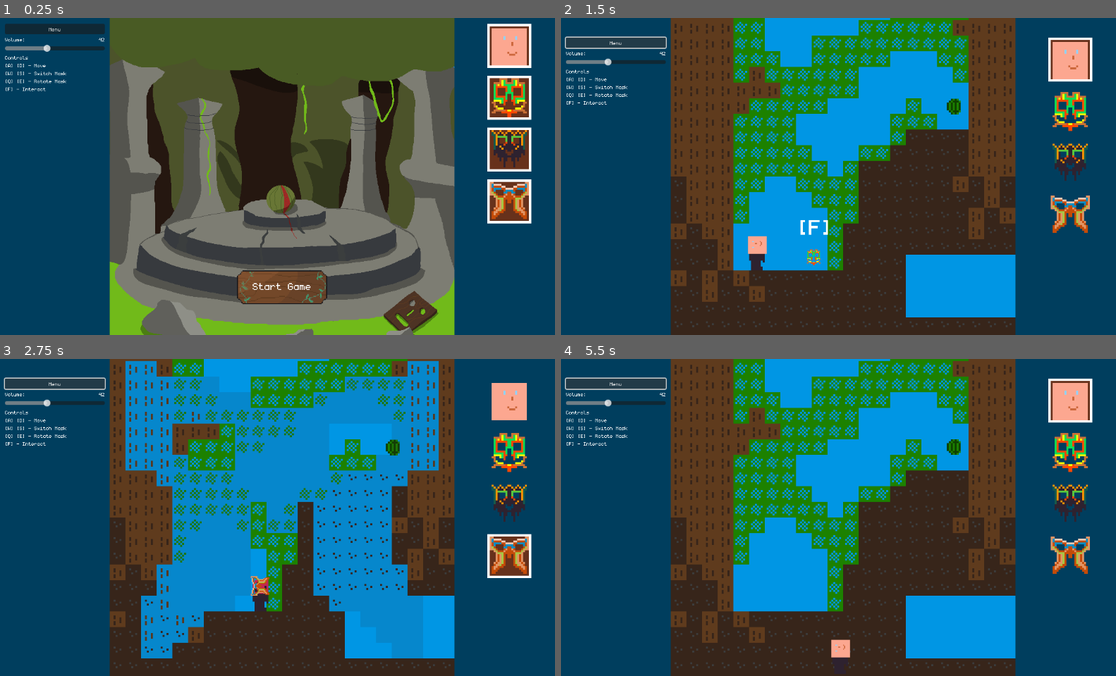
Above: before the commit, frames 1-4 (two rows, left to right).
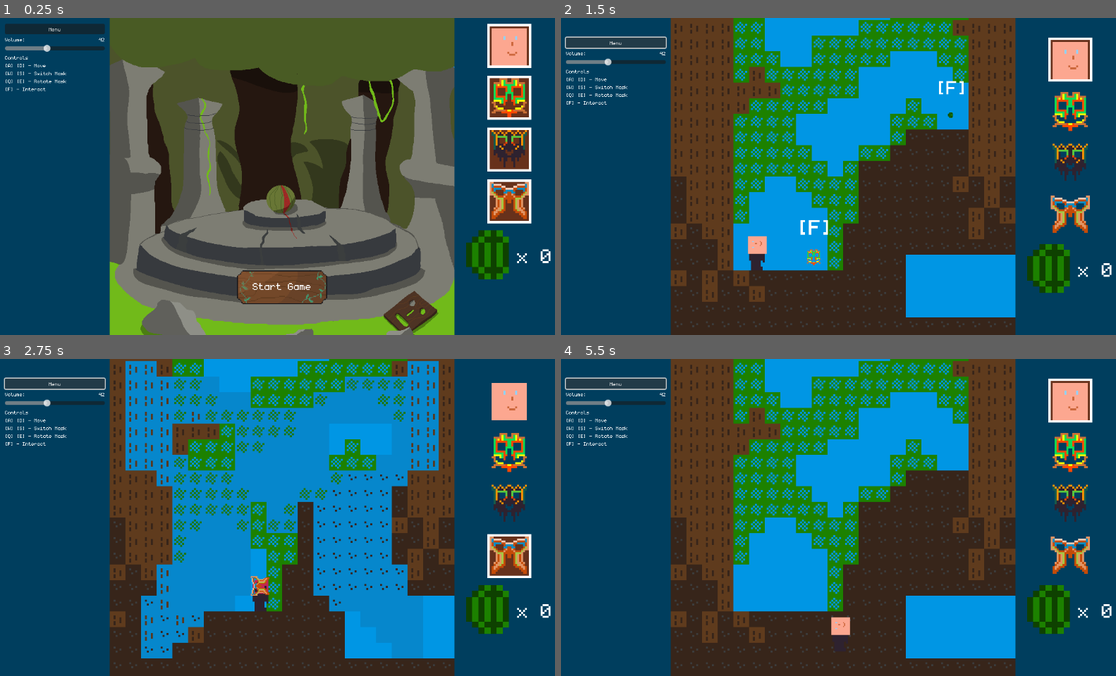
Above: after the commit, the same moments.

Repository: MightyLuu/rotatethatmaskinthejunglegame
Game: Godot game, scene res://assets/game_scene.tscn
Two runs of this game, one before a commit and one after it. Both use one fixed random seed, a clock stepped at 60 frames per second and the inputs below.
Inputs:
- Up to frame 1 (0.25 s): no input
- Up to frame 2 (1.5 s): click "Start Game" at 0.5 s; click "Menu" at 1.25 s
- Up to frame 3 (2.75 s): hold D (move_right) from 2.03 s (still down); tap F (pick_up) at 2.1 s; tap W (switch_mask_up) at 2.27 s
- Up to frame 4 (5.5 s): tap F (pick_up) every 0.75 s from 2.85 to 5.1 s; tap W (switch_mask_up) at 3.02, 4.52, 5.27 s; release D (move_right) at 3.53 s; hold A (move_left) 3.53-4.28 s; hold D (move_right) from 4.28 s (still down)

The runs differ from the first frame. In frame 1, 1.1% of the frame differs, in the area x 83-100%, y 66-83%; in frame 2, 1.3%; in frame 3, 1.2%; in frame 4, 1.6%, in the area x 48-100%, y 25-98%.
Error after the commit: Invalid access to property or key 'global_position' on a base object of type 'previously freed'. (res://assets/levels/masked_tilemap_layer.gd:45)

Commit message:
melon error

Diff:
--- a/assets/game_manager.gd
+++ b/assets/game_manager.gd
@@ -14,6 +14,10 @@
 
 var melon_count: int = 0
 
+func increment_melon_count() -> void:
+	melon_count += 1
+	var melon_count_label = ui.get_node("HBoxContainer/Right/VBoxContainer/VBoxContainer/MelonCount")
+	melon_count_label.text = "x %s" % melon_count
 
 func _ready() -> void:
 	allowed_masks = [
@@ -88,7 +92,7 @@
 		switch_mask(up)
 
 func highlight_selected_mask() -> void:
-	var masks_container = ui.get_node("HBoxContainer/Right/MarginContainer/VBoxContainer")
+	var masks_container = ui.get_node("HBoxContainer/Right/VBoxContainer/MarginContainer/VBoxContainer")
 	var selected_mask = masks_container.get_child(current_mask_idx)
 
 	for m in masks_container.get_children():
--- a/assets/levels/demo.tscn
+++ b/assets/levels/demo.tscn
@@ -1,8 +1,9 @@
-[gd_scene load_steps=4 format=4 uid="uid://crwnp2pelijg3"]
+[gd_scene load_steps=5 format=4 uid="uid://crwnp2pelijg3"]
 
 [ext_resource type="TileSet" uid="uid://bkfsabp5yaiot" path="res://assets/levels/tiles.tres" id="1_m10if"]
 [ext_resource type="Texture2D" uid="uid://xwac32kvh0b1" path="res://assets/levels/Melon.png" id="3_ct103"]
 [ext_resource type="Script" uid="uid://cgswkaxkohylp" path="res://assets/levels/masked_tilemap_layer.gd" id="3_m10if"]
+[ext_resource type="PackedScene" uid="uid://bsg311wxi01yy" path="res://assets/masks/collectable.tscn" id="4_nl2fq"]
 
 [node name="TileMapLayer" type="TileMapLayer"]
 tile_map_data = PackedByteArray("AAD5/wYAAAAAAAAAAAD6/wYAAAAAAAAAAAD7/wYAAAAAAAAAAAD8/wYAAAAAAAAAAAAAAAQAAAAAAAAAAAABAA …(4608 unchanged characters)…
@@ -15,3 +16,9 @@
 [node name="Melon" type="Sprite2D" parent="."]
 position = Vector2(-47, -67)
 texture = ExtResource("3_ct103")
+
+[node name="Collectable" parent="." instance=ExtResource("4_nl2fq")]
+position = Vector2(-47, -66)
+scale = Vector2(0.36000216, 0.36000216)
+texture = ExtResource("3_ct103")
+collectible_id = "Melon"
--- a/assets/levels/lvl_0_2.tscn
+++ b/assets/levels/lvl_0_2.tscn
@@ -13,12 +13,14 @@
 coords = Vector2i(0, 2)
 metadata/_custom_type_script = "uid://cgswkaxkohylp"
 
-[node name="Melon" type="Sprite2D" parent="."]
-position = Vector2(57, -36)
-texture = ExtResource("3_p0ix3")
-
 [node name="Collectible" parent="." instance=ExtResource("4_p0ix3")]
 position = Vector2(-15.000001, 41)
 scale = Vector2(0.4, 0.4)
 texture = ExtResource("5_udxhd")
 collectible_id = "Mask0"
+
+[node name="Melon" parent="." instance=ExtResource("4_p0ix3")]
+position = Vector2(55.000004, -32)
+scale = Vector2(0.36000216, 0.36000216)
+texture = ExtResource("3_p0ix3")
+collectible_id = "Melon"
--- a/assets/levels/masked_tilemap_layer.gd
+++ b/assets/levels/masked_tilemap_layer.gd
@@ -3,7 +3,7 @@
 class_name MaskedTileMapLayer
 
 var active_mask: Mask
-var melon : Sprite2D
+var melon : Node2D
 var time: float = 0.0
 @export var coords : Vector2i = Vector2i.ZERO
 
--- a/assets/menus/main_menu.tscn
+++ b/assets/menus/main_menu.tscn
@@ -8,6 +8,7 @@
 [ext_resource type="AudioStream" uid="uid://dxymlucoftw41" path="res://assets/Music/65_loop.ogg" id="4_ta3oe"]
 [ext_resource type="Texture2D" uid="uid://dgft7wwlo3dgl" path="res://assets/masks/mask2.png" id="4_x407y"]
 [ext_resource type="Texture2D" uid="uid://dgvgyuklr8t1q" path="res://assets/masks/mask3.png" id="5_oaiin"]
+[ext_resource type="Texture2D" uid="uid://xwac32kvh0b1" path="res://assets/levels/Melon.png" id="8_30wg0"]
 [ext_resource type="Texture2D" uid="uid://bg883gwo0xto6" path="res://assets/menus/button.png" id="8_shqof"]
 [ext_resource type="Texture2D" uid="uid://d1kug5ooydk7y" path="res://assets/menus/button_hov.png" id="9_b06lc"]
 
@@ -205,7 +206,10 @@
 theme = SubResource("Theme_30wg0")
 theme_override_styles/panel = SubResource("StyleBoxFlat_b06lc")
 
-[node name="MarginContainer" type="MarginContainer" parent="HBoxContainer/Right"]
+[node name="VBoxContainer" type="VBoxContainer" parent="HBoxContainer/Right"]
+layout_mode = 2
+
+[node name="MarginContainer" type="MarginContainer" parent="HBoxContainer/Right/VBoxContainer"]
 layout_mode = 2
 theme = SubResource("Theme_30wg0")
 theme_override_constants/margin_left = 10
@@ -213,7 +217,7 @@
 theme_override_constants/margin_right = 10
 theme_override_constants/margin_bottom = 10
 
-[node name="VBoxContainer" type="VBoxContainer" parent="HBoxContainer/Right/MarginContainer"]
+[node name="VBoxContainer" type="VBoxContainer" parent="HBoxContainer/Right/VBoxContainer/MarginContainer"]
 custom_minimum_size = Vector2(80, 0)
 layout_mode = 2
 size_flags_horizontal = 4
@@ -221,14 +225,14 @@
 theme = SubResource("Theme_30wg0")
 theme_override_constants/separation = 16
 
-[node name="Mask0UI" type="PanelContainer" parent="HBoxContainer/Right/MarginContainer/VBoxContainer"]
+[node name="Mask0UI" type="PanelContainer" parent="HBoxContainer/Right/VBoxContainer/MarginContainer/VBoxContainer"]
 layout_mode = 2
 size_flags_horizontal = 4
 size_flags_vertical = 4
 theme = SubResource("Theme_30wg0")
 theme_override_styles/panel = SubResource("StyleBoxFlat_oaiin")
 
-[node name="TextureRect" type="TextureRect" parent="HBoxContainer/Right/MarginContainer/VBoxContainer/Mask0UI"]
+[node name="TextureRect" type="TextureRect" parent="HBoxContainer/Right/VBoxContainer/MarginContainer/VBoxContainer/Mask0UI"]
 custom_minimum_size = Vector2(80, 80)
 layout_mode = 2
 size_flags_vertical = 3
@@ -236,14 +240,14 @@
 texture = ExtResource("3_oaiin")
 stretch_mode = 5
 
-[node name="Mask1UI" type="PanelContainer" parent="HBoxContainer/Right/MarginContainer/VBoxContainer"]
+[node name="Mask1UI" type="PanelContainer" parent="HBoxContainer/Right/VBoxContainer/MarginContainer/VBoxContainer"]
 layout_mode = 2
 size_flags_horizontal = 4
 size_flags_vertical = 4
 theme = SubResource("Theme_30wg0")
 theme_override_styles/panel = SubResource("StyleBoxFlat_oaiin")
 
-[node name="TextureRect" type="TextureRect" parent="HBoxContainer/Right/MarginContainer/VBoxContainer/Mask1UI"]
+[node name="TextureRect" type="TextureRect" parent="HBoxContainer/Right/VBoxContainer/MarginContainer/VBoxContainer/Mask1UI"]
 custom_minimum_size = Vector2(80, 80)
 layout_mode = 2
 size_flags_vertical = 3
@@ -251,12 +255,12 @@
 texture = ExtResource("2_cav7f")
 stretch_mode = 5
 
-[node name="Mask2UI" type="PanelContainer" parent="HBoxContainer/Right/MarginContainer/VBoxContainer"]
+[node name="Mask2UI" type="PanelContainer" parent="HBoxContainer/Right/VBoxContainer/MarginContainer/VBoxContainer"]
 layout_mode = 2
 theme = SubResource("Theme_30wg0")
 theme_override_styles/panel = SubResource("StyleBoxFlat_x2l61")
 
-[node name="TextureRect" type="TextureRect" parent="HBoxContainer/Right/MarginContainer/VBoxContainer/Mask2UI"]
+[node name="TextureRect" type="TextureRect" parent="HBoxContainer/Right/VBoxContainer/MarginContainer/VBoxContainer/Mask2UI"]
 custom_minimum_size = Vector2(80, 80)
 layout_mode = 2
 size_flags_vertical = 3
@@ -264,20 +268,35 @@
 texture = ExtResource("4_x407y")
 stretch_mode = 5
 
-[node name="Mask3UI" type="PanelContainer" parent="HBoxContainer/Right/MarginContainer/VBoxContainer"]
+[node name="Mask3UI" type="PanelContainer" parent="HBoxContainer/Right/VBoxContainer/MarginContainer/VBoxContainer"]
 layout_mode = 2
 size_flags_horizontal = 4
 size_flags_vertical = 4
 theme = SubResource("Theme_30wg0")
 theme_override_styles/panel = SubResource("StyleBoxFlat_x407y")
 
-[node name="TextureRect" type="TextureRect" parent="HBoxContainer/Right/MarginContainer/VBoxContainer/Mask3UI"]
+[node name="TextureRect" type="TextureRect" parent="HBoxContainer/Right/VBoxContainer/MarginContainer/VBoxContainer/Mask3UI"]
 custom_minimum_size = Vector2(80, 80)
 layout_mode = 2
 size_flags_vertical = 3
 theme = SubResource("Theme_30wg0")
 texture = ExtResource("5_oaiin")
 stretch_mode = 5
+
+[node name="VBoxContainer" type="HBoxContainer" parent="HBoxContainer/Right/VBoxContainer"]
+layout_mode = 2
+size_flags_horizontal = 4
+
+[node name="TextureRect" type="TextureRect" parent="HBoxContainer/Right/VBoxContainer/VBoxContainer"]
+custom_minimum_size = Vector2(100, 100)
+layout_mode = 2
+texture = ExtResource("8_30wg0")
+expand_mode = 2
+
+[node name="MelonCount" type="Label" parent="HBoxContainer/Right/VBoxContainer/VBoxContainer"]
+layout_mode = 2
+theme_override_font_sizes/font_size = 64
+text = "x 0"
 
 [node name="DemoLevelStart" type="TextureButton" parent="."]
 custom_minimum_size = Vector2(250, 69)
Not shown: 1 places in assets/menus/main_menu.tscn that only renumber resources
